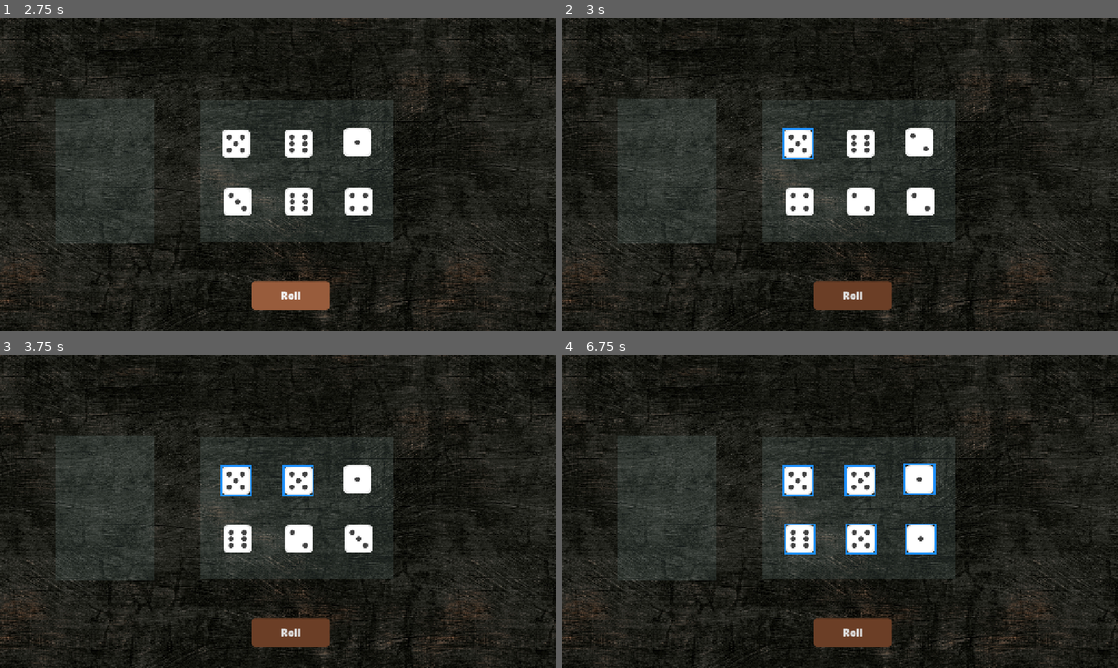
Above: before the commit, frames 1-4 (two rows, left to right).
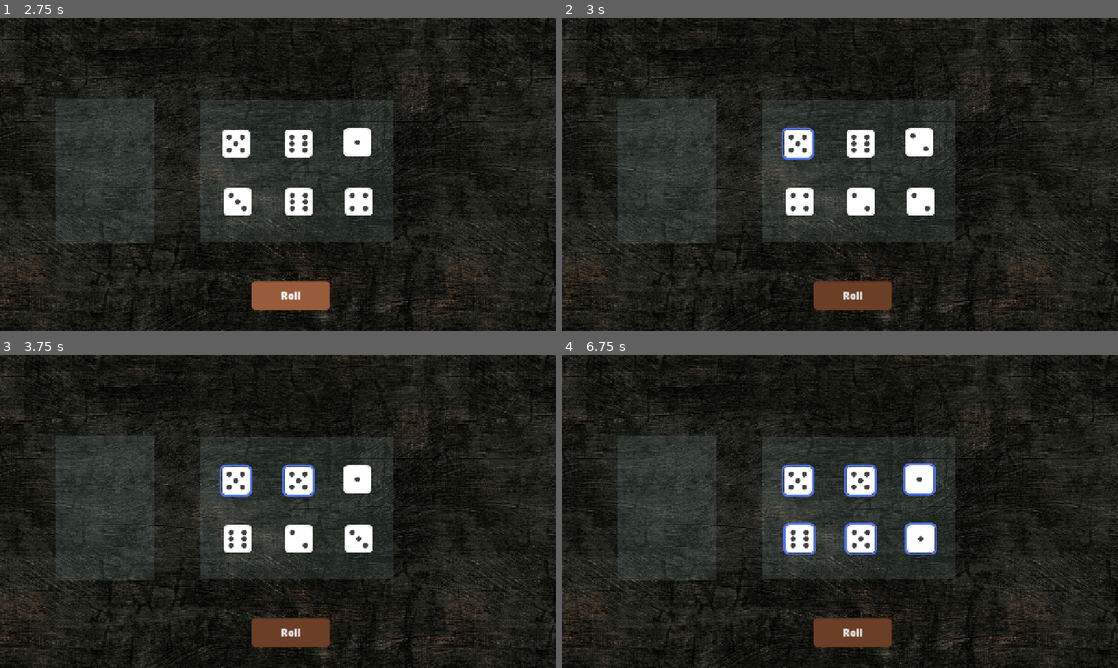
Above: after the commit, the same moments.

Repository: lngka/1-more-roll
Game: Godot game, scene res://scenes/main.tscn
Two runs of this game, one before a commit and one after it. Both use one fixed random seed, a clock stepped at 60 frames per second and the inputs below.
Inputs (mouse positions are in pixels of both pictures, inside the frame that each line leads up to):
- Up to frame 1 (2.75 s): click "Roll" at 0.5 s; click "Roll" at 1.25 s; click "Roll" at 2 s
- Up to frame 2 (3 s): tap Enter at 2.75 s; move the mouse to (795, 143) at 2.77 s; press the mouse at (795, 143) at 2.78 s
- Up to frame 3 (3.75 s): tap Space at 3.5 s; move the mouse to (300, 480) at 3.52 s; release the mouse at (300, 480) at 3.53 s; click (300, 480) at 3.6 s
- Up to frame 4 (6.75 s): tap Enter at 4.25, 5.75 s; move the mouse to (917, 480) at 4.27 s; press the mouse at (917, 480) at 4.28 s; tap Space at 5, 6.5 s; move the mouse to (801, 539) at 5.02 s; release the mouse at (801, 539) at 5.03 s; click (801, 539) at 5.1 s; move the mouse to (862, 539) at 5.77 s; press the mouse at (862, 539) at 5.78 s; move the mouse to (923, 539) at 6.52 s; release the mouse at (923, 539) at 6.53 s; click (923, 539) at 6.6 s

Frame 1 is identical in both runs. In frame 2, 0.2% of the frame differs, in the area x 39-46%, y 34-46%; in frame 3, 0.3%; in frame 4, 1.0%, in the area x 39-68%, y 34-64%.

Commit message:
Keeping dice held with a style box

Diff:
--- a/project.godot
+++ b/project.godot
@@ -22,6 +22,15 @@
 window/stretch/mode="canvas_items"
 window/stretch/aspect="expand"
 
+[input]
+
+select_die={
+"deadzone": 0.2,
+"events": [Object(InputEventMouseButton,"resource_local_to_scene":false,"resource_name":"","device":-1,"window_id":0,"alt_pressed":false,"shift_pressed":false,"ctrl_pressed":false,"meta_pressed":false,"button_mask":0,"position":Vector2(0, 0),"global_position":Vector2(0, 0),"factor":1.0,"button_index":1,"canceled":false,"pressed":false,"double_click":false,"script":null)
+, Object(InputEventJoypadButton,"resource_local_to_scene":false,"resource_name":"","device":-1,"button_index":0,"pressure":0.0,"pressed":false,"script":null)
+]
+}
+
 [physics]
 
 3d/physics_engine="Jolt Physics"
--- a/scenes/dice.gd
+++ b/scenes/dice.gd
@@ -1,8 +1,8 @@
 extends Area2D
 
 @export var face_textures: Array[Texture2D]
-@export var held_color := Color.DODGER_BLUE
-@export var held_width := 4.0
+@export var held_style: StyleBoxFlat
+
 
 var value := 1
 var held := false
@@ -20,12 +20,12 @@
 	queue_redraw()
 
 func _draw():
-	if not held:
+	if not held or held_style == null:
 		return
-	var rect: Rect2 = $Face.get_rect().grow(held_width / 2)
-	draw_rect(rect, held_color, false, held_width)
+	held_style.draw(get_canvas_item(), $Face.get_rect())
+
 
 func _on_input_event(_viewport, event: InputEvent, _shape_idx):
-	if event is InputEventMouseButton and event.pressed and event.button_index == MOUSE_BUTTON_LEFT:
+	if event.is_action_pressed("select_die"):
 		held = not held
 		_update_face()
--- a/scenes/dice.tscn
+++ b/scenes/dice.tscn
@@ -7,12 +7,22 @@
 [ext_resource type="Texture2D" uid="uid://c3awlx1lfwvf" path="res://assets/dice/die_white_4.png" id="5_dicg2"]
 [ext_resource type="Texture2D" uid="uid://do8y0yl7j121a" path="res://assets/dice/die_white_5.png" id="6_pgf55"]
 [ext_resource type="Texture2D" uid="uid://c31yoioo7iuyu" path="res://assets/dice/die_white_6.png" id="7_dlvbc"]
-[ext_resource type="Texture2D" uid="uid://bb0wn1g02eevu" path="res://assets/dice/die_white_border_1.png" id="8_4kp1s"]
-[ext_resource type="Texture2D" uid="uid://cegsaeliopy3" path="res://assets/dice/die_white_border_2.png" id="9_nkpnt"]
-[ext_resource type="Texture2D" uid="uid://bimm83clem5ry" path="res://assets/dice/die_white_border_3.png" id="10_mvkvt"]
-[ext_resource type="Texture2D" uid="uid://c40i7vees5h5q" path="res://assets/dice/die_white_border_4.png" id="11_qxx4u"]
-[ext_resource type="Texture2D" uid="uid://b7twam2xcoav1" path="res://assets/dice/die_white_border_5.png" id="12_v1png"]
-[ext_resource type="Texture2D" uid="uid://ctx8ritcp2glo" path="res://assets/dice/die_white_border_6.png" id="13_14loa"]
+
+[sub_resource type="StyleBoxFlat" id="StyleBoxFlat_jyhfs"]
+draw_center = false
+border_width_left = 4
+border_width_top = 4
+border_width_right = 4
+border_width_bottom = 4
+border_color = Color(0.3119506, 0.46292454, 0.9888945, 1)
+corner_radius_top_left = 12
+corner_radius_top_right = 12
+corner_radius_bottom_right = 12
+corner_radius_bottom_left = 12
+expand_margin_left = 5.0
+expand_margin_top = 5.0
+expand_margin_right = 5.0
+expand_margin_bottom = 5.0
 
 [sub_resource type="RectangleShape2D" id="RectangleShape2D_55leh"]
 size = Vector2(65, 64)
@@ -20,7 +30,7 @@
 [node name="Dice" type="Area2D" unique_id=810007107]
 script = ExtResource("1_mg5ex")
 face_textures = Array[Texture2D]([ExtResource("1_27nyo"), ExtResource("3_pb8pk"), ExtResource("4_ocjtb"), ExtResource("5_dicg2"), ExtResource("6_pgf55"), ExtResource("7_dlvbc")])
-held_textures = Array[Texture2D]([ExtResource("8_4kp1s"), ExtResource("9_nkpnt"), ExtResource("10_mvkvt"), ExtResource("11_qxx4u"), ExtResource("12_v1png"), ExtResource("13_14loa")])
+held_style = SubResource("StyleBoxFlat_jyhfs")
 metadata/_edit_group_ = true
 
 [node name="Face" type="Sprite2D" parent="." unique_id=1380474939]
